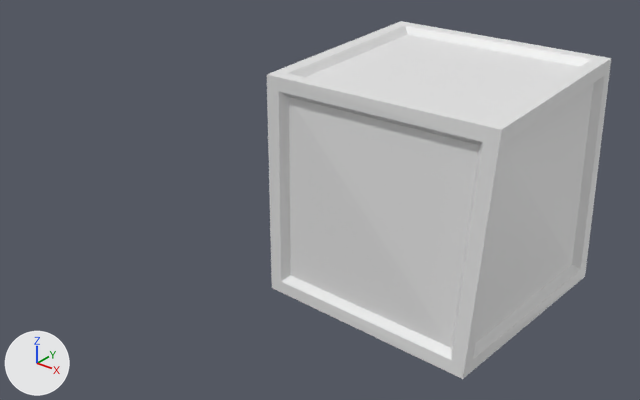
Two versions of the Blender file Assets/Models/Blends/interactableObjects.blend, one commit apart.
Both versions are drawn from a 50 mm camera at (4.24, -7.19, 3.77) aimed at (-1.64, 0.15, -0.78). Every picture has the same lights, and +X, +Y and +Z are marked at lower left.
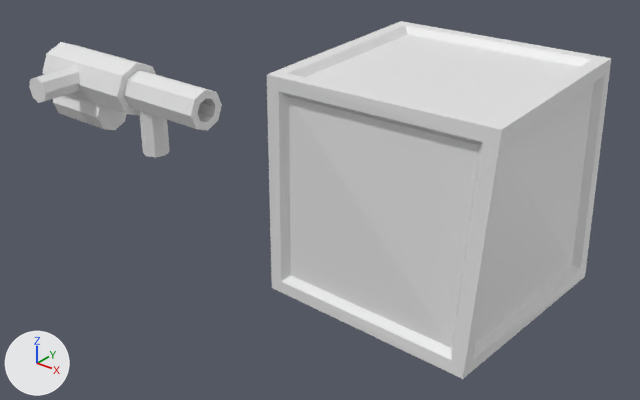
Boxes [x1, y1, x2, y2] around the edits, measured in the pictures (640 x 400 px):
'LanceChataigne', added: after [29, 42, 222, 157]

Edits to the bpy script that builds the scene:
```text
Add me_cylinder_001:
    me_cylinder_001.from_pydata(...)  # 112 vertices, 87 faces; spans x -1.09..1.09, y -0.69..0.28, z -0.63..0.28
Add ob_lancechataigne:
    ob_lancechataigne = bpy.data.objects.new('LanceChataigne', me_cylinder_001)
    ob_lancechataigne.location = (-4.722, 0.0, 0.0)
    ob_lancechataigne.scale = (1.3, 1.3, 1.3)
```
